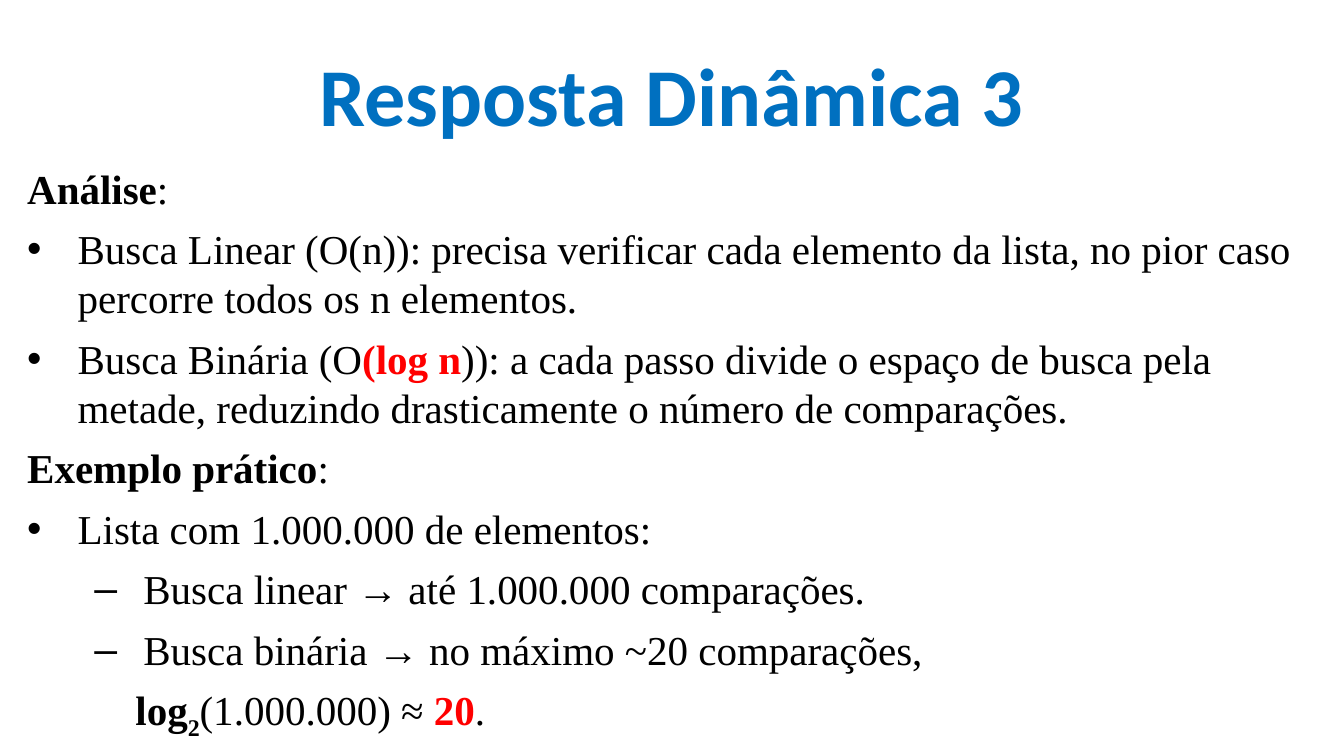
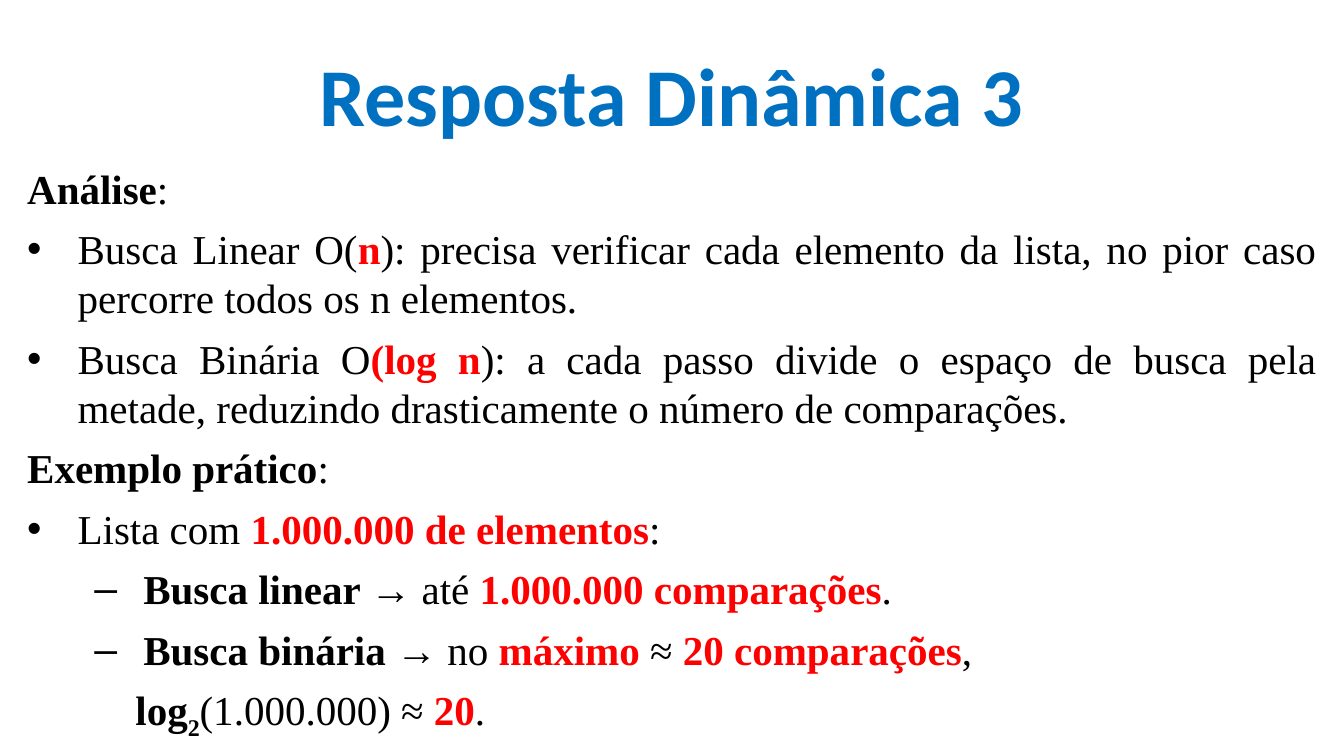
Before and after one commit to CloudEducationBrazil/WydenAlgoritmosEComplexidade, a slide deck: slide 26 of 01 Classes/Aula 05 - Algoritmos e Complexidade - Notação O e Função O.pptx (slide 27 before the commit). Drawn at 1344x756 pixels with LibreOffice and Linux fonts; fonts in the diff are those of the drawing; background and template pictures are left out. Boxes give left, top, right and bottom in pixels: in the first picture for what was removed or moved away, otherwise in the second. Text is boxed around its words. In the diff, an @@ line names an element or a change of style, - is before the commit and + after.

```diff
--- a/01 Classes/Aula 05 - Algoritmos e Complexidade - Notação O e Função O.pptx
+++ b/01 Classes/Aula 05 - Algoritmos e Complexidade - Notação O e Função O.pptx
@@ text at <box>78,235,1316,431</box>: text changed @@
-• Busca Linear (O(n)): precisa verificar cada elemento da lista, no pior caso percorre todos os n elementos.
-• Busca Binária (O(log n)): a cada passo divide o espaço de busca pela metade, reduzindo drasticamente o número de comparações.
+• Busca Linear O(n): precisa verificar cada elemento da lista, no pior caso percorre todos os n elementos.
+• Busca Binária O(log n): a cada passo divide o espaço de busca pela metade, reduzindo drasticamente o número de comparações.
@@ text at <box>78,515,892,612</box>: text colour #000000 to #FF0000 in "1.000.000 de elementos:", "1.000.000 comparações."; bold on in "1.000.000 de elementos:", "Busca linear 1.000.000 comparações." @@
@@ text at <box>143,636,972,673</box>: text changed; text colour #000000 to #FF0000; bold on @@
-  – Busca binária → no máximo ~20 comparações,
+  – Busca binária → no máximo ≈ 20 comparações,
```
Also in this commit, not shown: 8 other slides changed, 1 slide removed, 3 other files.
